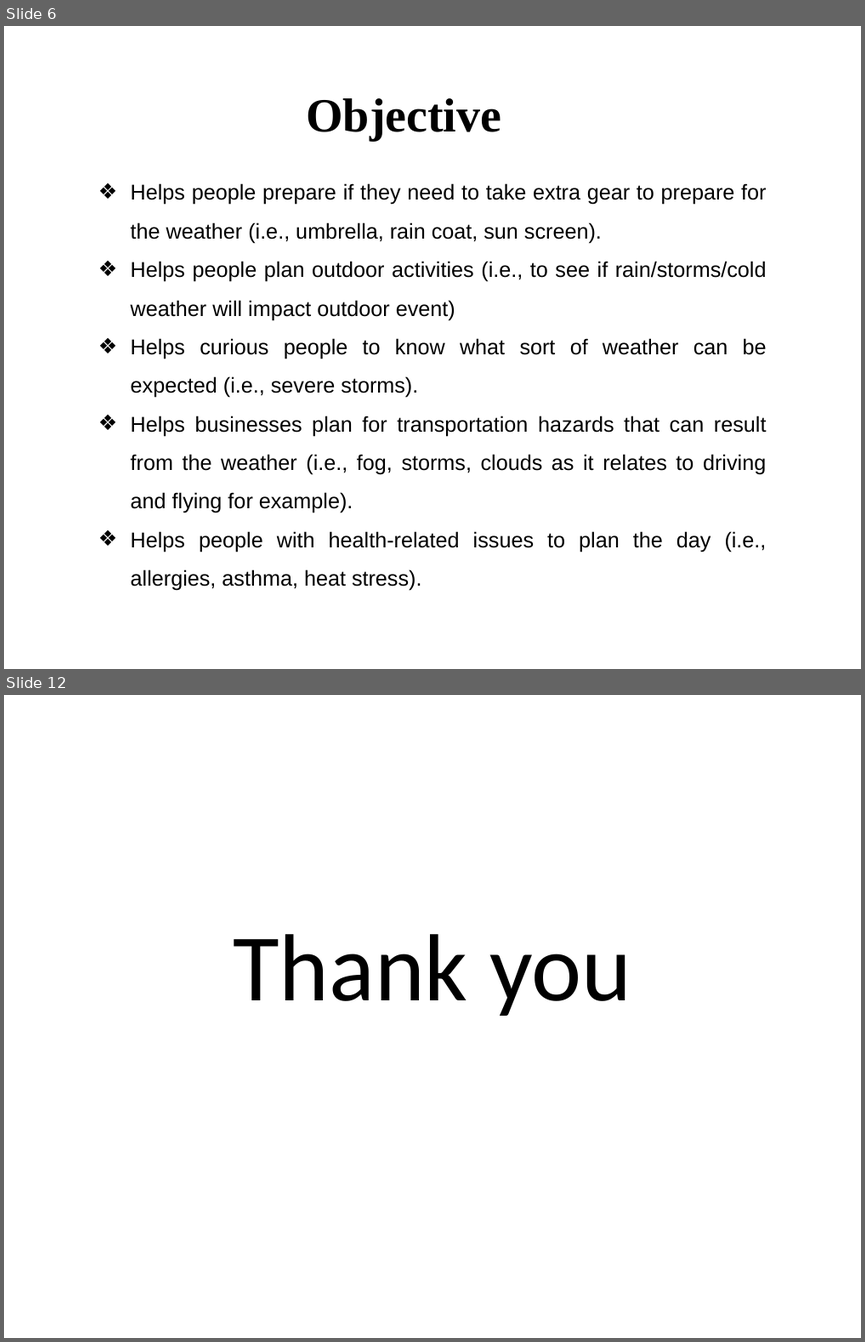
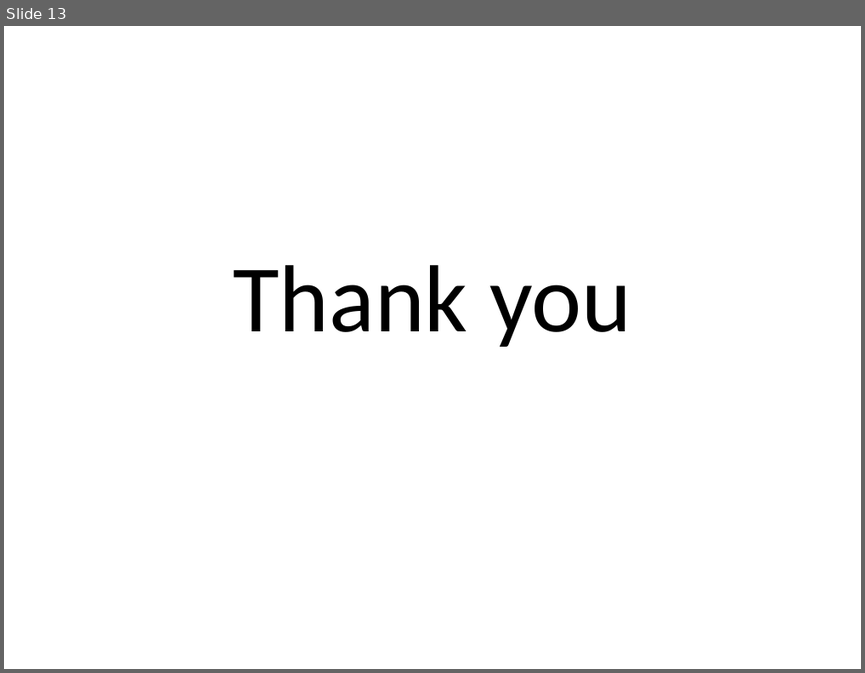
Before and after one commit to RedwanSharafatKabir/DonateUs, a slide deck: Donate Us Files/food waste management.pptx. Shown one above the other, each under a label of ours: slides 6 and 12 before the commit, slide 13 after it; the slides between them are not shown. The pictures are 865x1342 and 865x673 pixels, drawn with LibreOffice and Linux fonts; fonts in the diff are those of the drawing. Boxes give left, top, right and bottom in pixels: in the first picture for what was removed or moved away, otherwise in the second. Text is boxed around its words. In the diff, an @@ line names an element or a change of style, - is before the commit and + after.

```diff
--- a/Donate Us Files/food waste management.pptx
+++ b/Donate Us Files/food waste management.pptx
@@ slide 6 removed at [4,26,861,669], background #FFFFFF @@
@@ title removed at [306,98,501,141] @@
-Objective
@@ text removed at [131,183,766,590] @@
-❖ Helps people prepare if they need to take extra gear to prepare for the weather (i.e., umbrella, rain coat, sun screen).
-❖ Helps people plan outdoor activities (i.e., to see if rain/storms/cold weather will impact outdoor event)
-❖ Helps curious people to know what sort of weather can be expected (i.e., severe storms).
-❖ Helps businesses plan for transportation hazards that can result from the weather (i.e., fog, storms, clouds as it relates to driving and flying for example).
-❖ Helps people with health-related issues to plan the day (i.e., allergies, asthma, heat stress).
@@ what was slide 12 is now slide 13 @@
```
Also in this commit, not shown: 5 slides changed, 7 slides added, 5 other slides removed, 9 other files.
